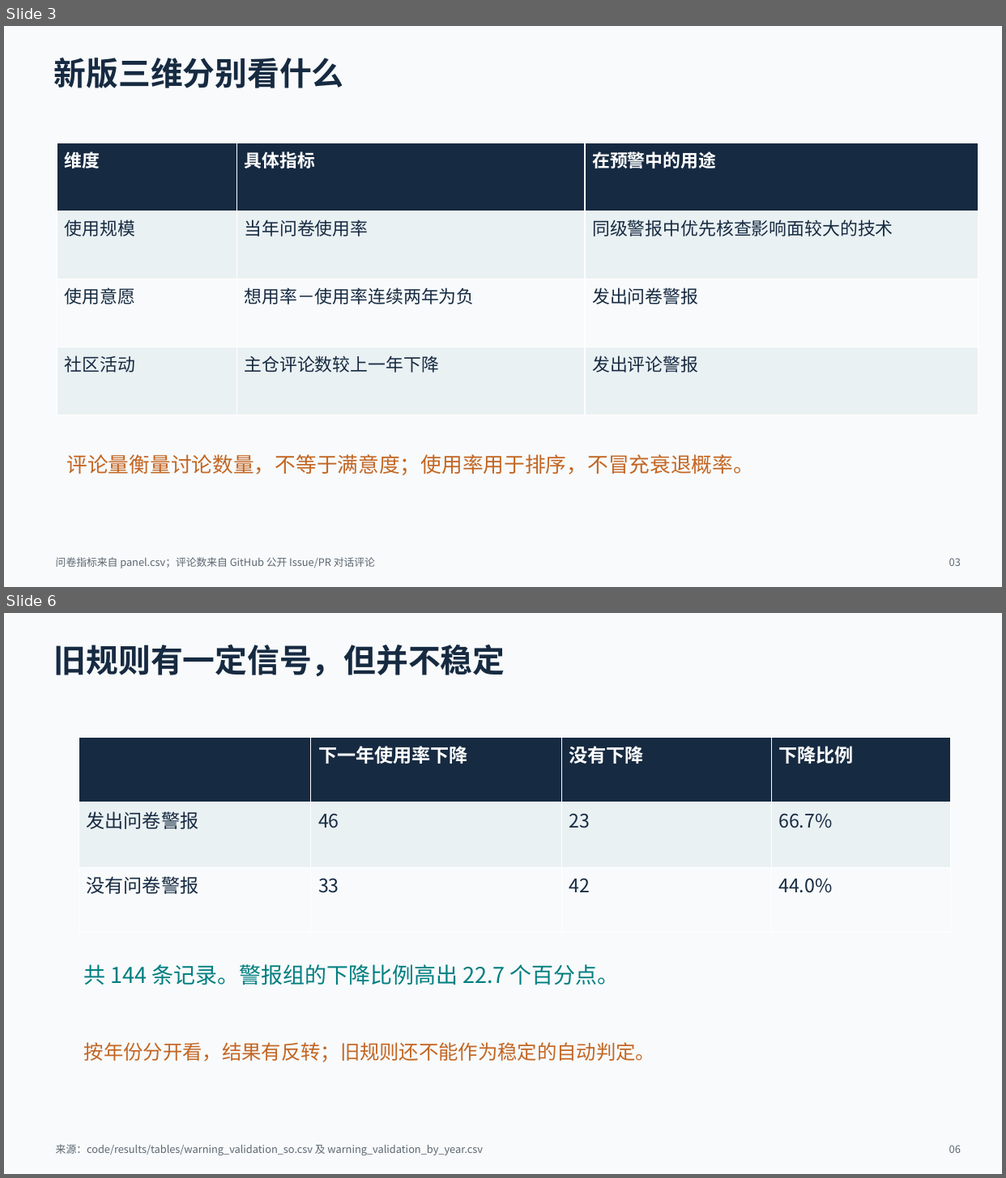
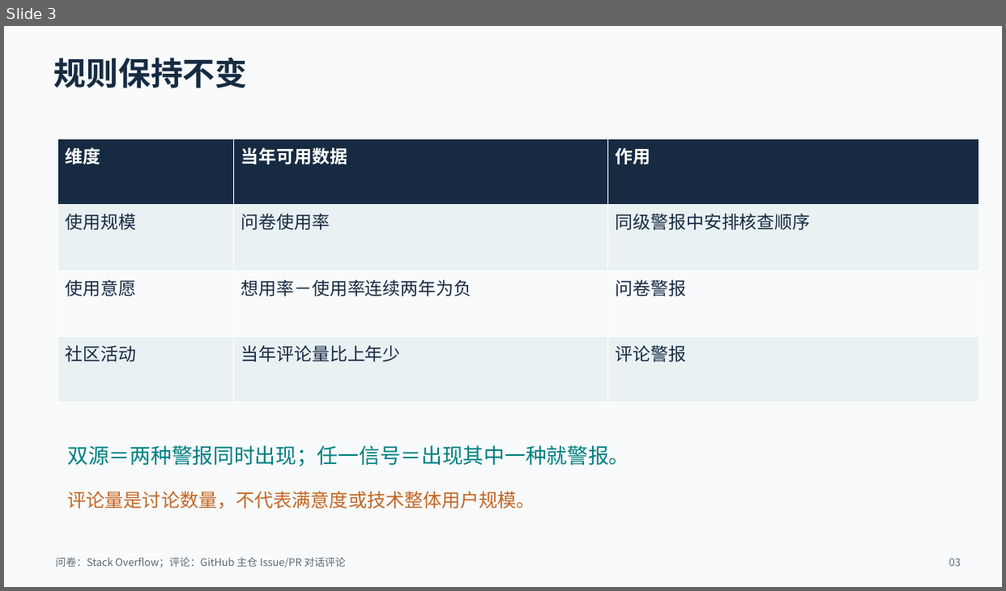
Before and after one commit to NTenthusiast/opensource-adoption-prediction, a slide deck: 组会汇报_2026-09-26/组会汇报_三维动态预警升级版.pptx. Shown one above the other, each under a label of ours: slides 3 and 6 before the commit, slide 3 after it; the slides between them are not shown. The pictures are 1006x1178 and 1006x591 pixels, drawn with LibreOffice and Linux fonts; fonts in the diff are those of the drawing. Boxes give left, top, right and bottom in pixels: in the first picture for what was removed or moved away, otherwise in the second. Text is boxed around its words. In the diff, an @@ line names an element or a change of style, - is before the commit and + after.

Commit message:
扩展近期双源预警样本并更新组会汇报

```diff
--- a/组会汇报_2026-09-26/组会汇报_三维动态预警升级版.pptx
+++ b/组会汇报_2026-09-26/组会汇报_三维动态预警升级版.pptx
@@ slide 6 removed at bbox=[4, 613, 1002, 1174], background #F8FAFB @@
@@ text removed at bbox=[54, 645, 505, 676] @@
-旧规则有一定信号，但并不稳定
@@ table removed at bbox=[79, 737, 951, 933], 3 rows, 4 columns @@
- | 下一年使用率下降 | 没有下降 | 下降比例
-发出问卷警报 | 46 | 23 | 66.7%
-没有问卷警报 | 33 | 42 | 44.0%
@@ text removed at bbox=[84, 965, 619, 986] @@
-共 144 条记录。警报组的下降比例高出 22.7 个百分点。
@@ text removed at bbox=[84, 1042, 655, 1063] @@
-按年份分开看，结果有反转；旧规则还不能作为稳定的自动判定。
@@ text removed at bbox=[56, 1144, 483, 1156] @@
-来源：code/results/tables/warning_validation_so.csv 及 warning_validation_by_year.csv
@@ text removed at bbox=[949, 1145, 961, 1153] @@
-06
@@ slide 3 changed as well @@
@@ text at bbox=[54, 58, 248, 88]: text changed @@
-新版三维分别看什么
+规则保持不变
@@ table at bbox=[58, 139, 978, 403] @@
-row 1, column 2: 具体指标
+row 1, column 2: 当年可用数据
-row 1, column 3: 在预警中的用途
+row 1, column 3: 作用
-row 2, column 2: 当年问卷使用率
+row 2, column 2: 问卷使用率
-row 2, column 3: 同级警报中优先核查影响面较大的技术
+row 2, column 3: 同级警报中安排核查顺序
-row 3, column 3: 发出问卷警报
+row 3, column 3: 问卷警报
-row 4, column 2: 主仓评论数较上一年下降
+row 4, column 2: 当年评论量比上年少
-row 4, column 3: 发出评论警报
+row 4, column 3: 评论警报
@@ table: place and size @@
-table at bbox=[57, 143, 978, 416]
+table at bbox=[58, 139, 978, 403]
@@ text at bbox=[68, 446, 630, 467]: text changed; text colour #C36623 to #007E80 @@
-评论量衡量讨论数量，不等于满意度；使用率用于排序，不冒充衰退概率。
+双源＝两种警报同时出现；任一信号＝出现其中一种就警报。
@@ text added at bbox=[68, 491, 536, 510], 18 pt, text #C36623 @@
+评论量是讨论数量，不代表满意度或技术整体用户规模。
@@ text at bbox=[56, 557, 346, 568]: text changed @@
-问卷指标来自 panel.csv；评论数来自 GitHub 公开 Issue/PR 对话评论
+问卷：Stack Overflow；评论：GitHub 主仓 Issue/PR 对话评论
```
Also in this commit, not shown: 4 other slides changed, 8 slides added, 6 other slides removed, 20 other files.
